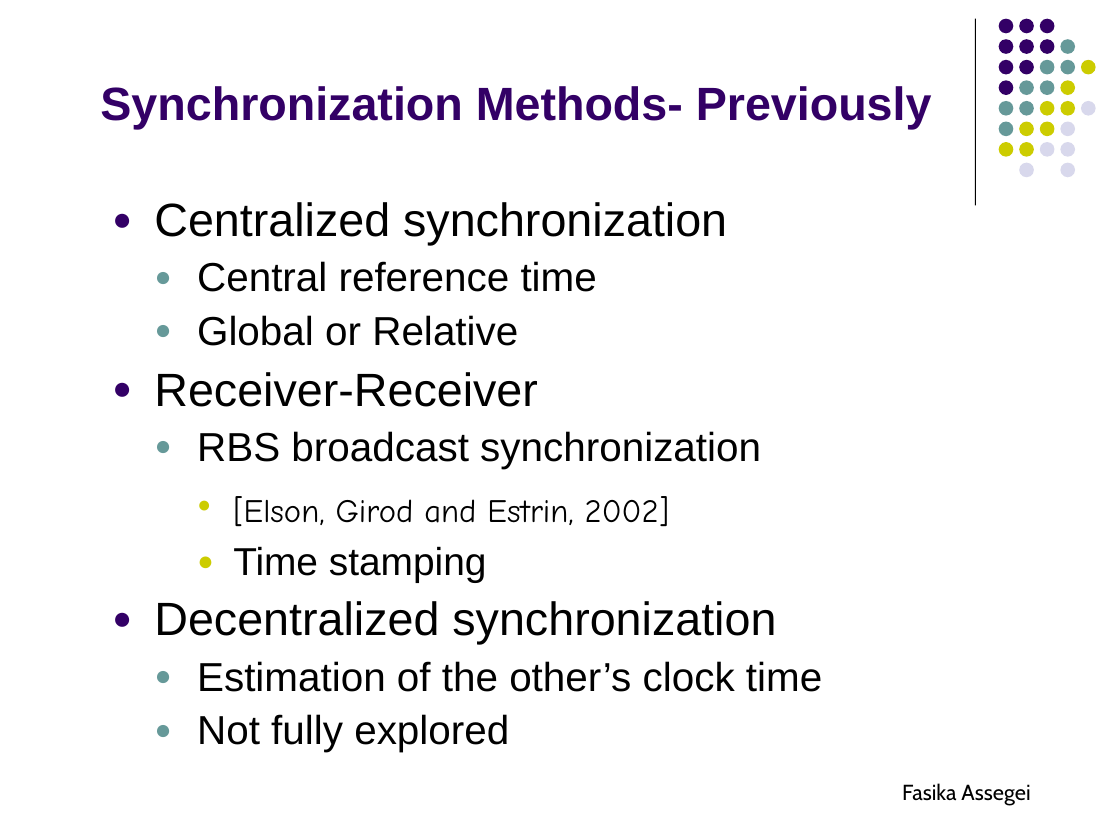
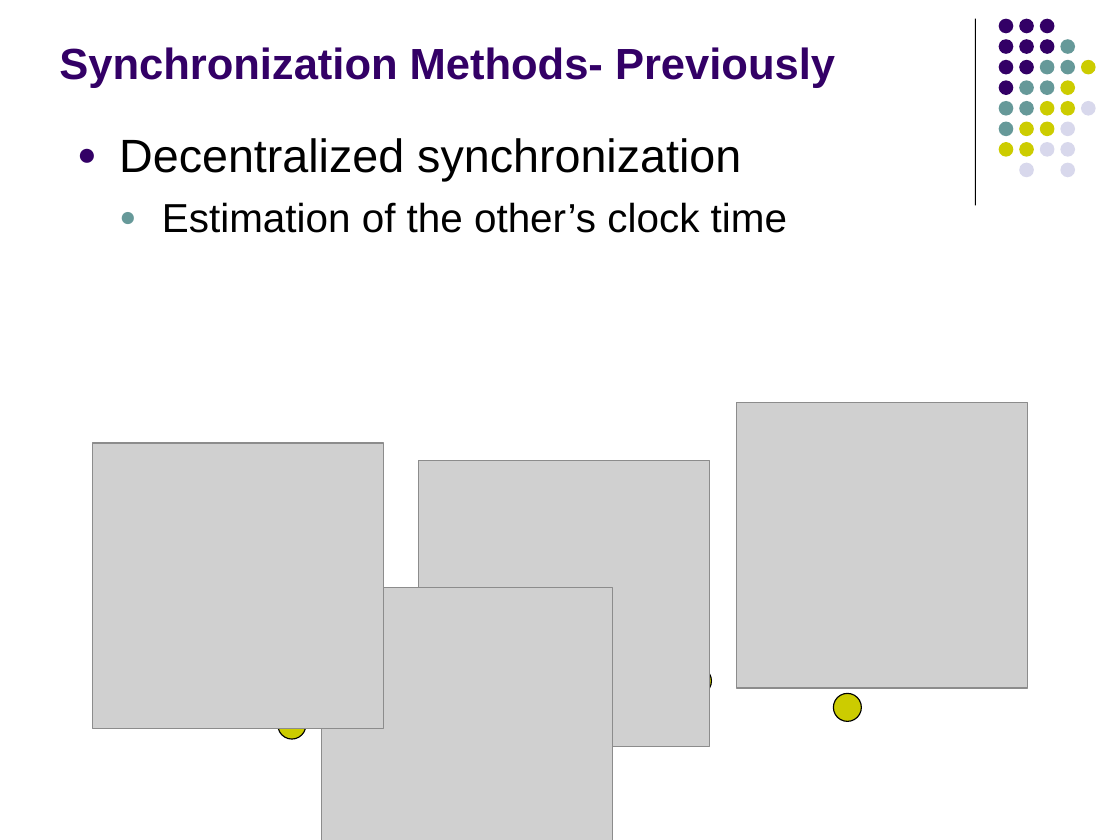
Before and after one commit to fasalex/symposium, a slide deck: slide 10 of Presentation.ppt (slide 8 before the commit). Drawn at 1120x840 pixels with LibreOffice and Linux fonts; fonts in the diff are those of the drawing; grey boxes stand for pictures. Boxes give left, top, right and bottom in pixels: in the first picture for what was removed or moved away, otherwise in the second. Text is boxed around its words. In the diff, an @@ line names an element or a change of style, - is before the commit and + after.

```diff
--- a/Presentation.ppt
+++ b/Presentation.ppt
@@ title "Synchronization Methods- Previously": place and size @@
-title "Synchronization Methods- Previously" at bbox=[100, 86, 932, 129]
+title "Synchronization Methods- Previously" at bbox=[59, 47, 835, 88]
@@ title "Synchronization Methods- Previously" at bbox=[59, 47, 835, 88]: size 30 to 28 pt @@
@@ text added at bbox=[119, 138, 787, 233], 26 pt, text #000000 @@
+● Decentralized synchronization
+  ● Estimation of the other’s clock time
@@ text removed at bbox=[154, 202, 822, 752] @@
-● Centralized synchronization
-  ● Central reference time
-  ● Global or Relative
-● Receiver-Receiver
-  ● RBS broadcast synchronization
-    ● [Elson, Girod and Estrin, 2002]
-    ● Time stamping
-● Decentralized synchronization
-  ● Estimation of the other’s clock time
-  ● Not fully explored
@@ picture added at bbox=[736, 402, 1027, 688] @@
@@ picture added at bbox=[93, 442, 384, 728] @@
@@ picture added at bbox=[419, 460, 710, 746] @@
@@ ellipse added at bbox=[419, 491, 447, 519], fill #CCCC00, outline #000000 0.74 pt @@
@@ picture added at bbox=[321, 588, 613, 840] @@
@@ ellipse added at bbox=[683, 666, 711, 694], fill #CCCC00, outline #000000 0.74 pt @@
@@ ellipse added at bbox=[278, 711, 306, 739], fill #CCCC00, outline #000000 0.74 pt @@
@@ ellipse added at bbox=[833, 693, 861, 721], fill #CCCC00, outline #000000 0.74 pt @@
@@ text removed at bbox=[902, 783, 1030, 805] @@
-Fasika Assegei
```
Also in this commit, not shown: 28 other slides changed, 13 slides added, 7 slides removed.
